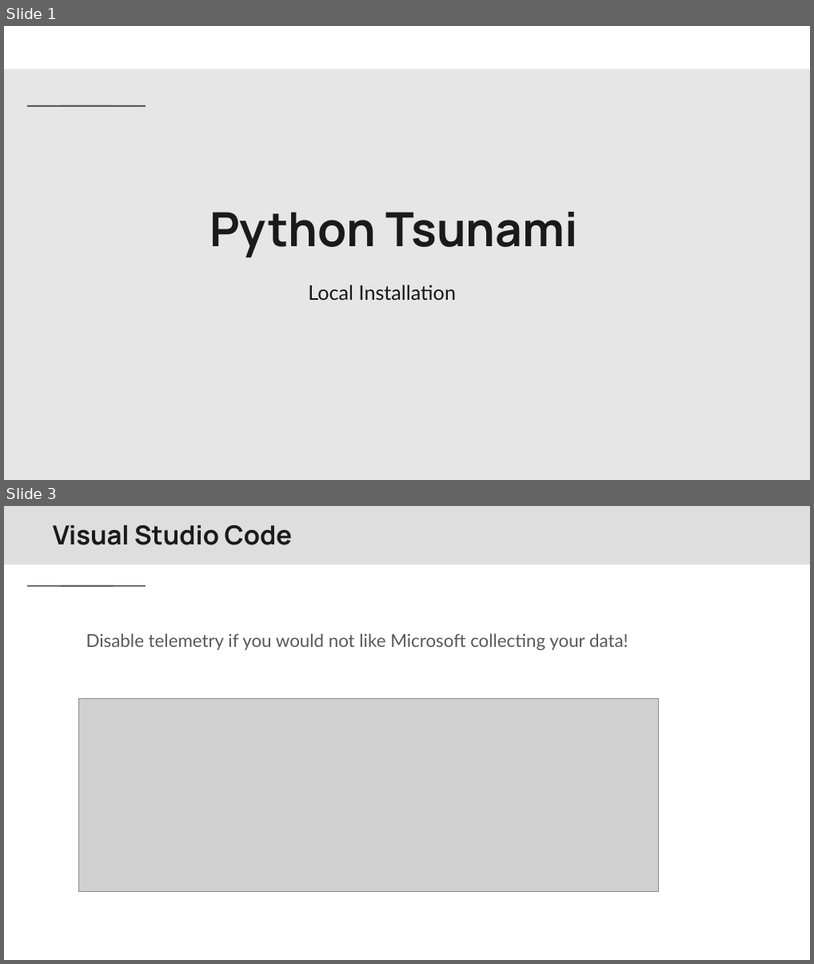
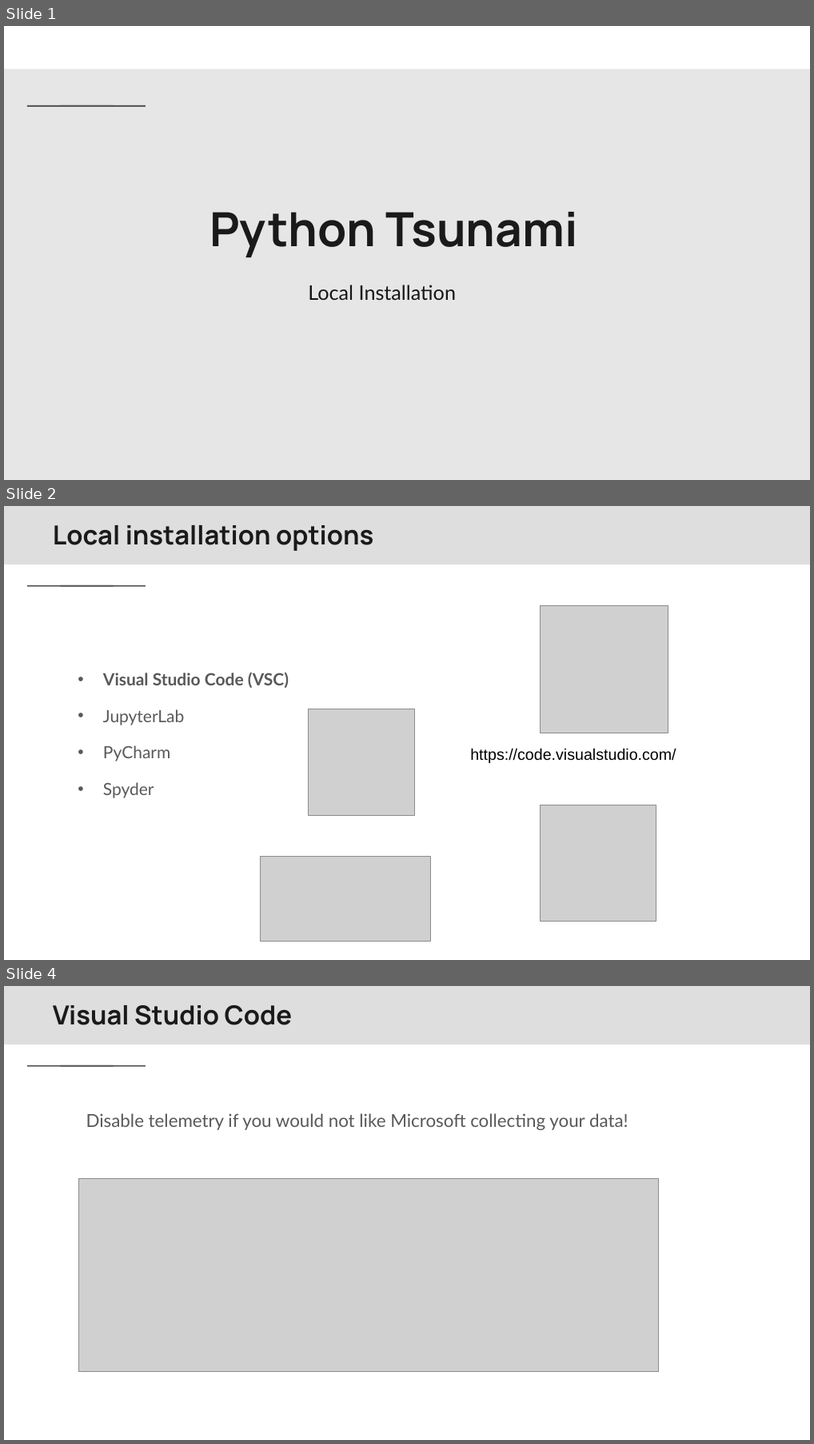
Before and after one commit to Center-for-Health-Data-Science/PythonTsunami, a slide deck: slides/Python Tsunami Local Installations vs code.pptx. Shown one above the other, each under a label of ours: slides 1 and 3 before the commit, slides 1, 2 and 4 after it; the slides between them are not shown. The pictures are 814x964 and 814x1444 pixels, drawn with LibreOffice and Linux fonts; fonts in the diff are those of the drawing; grey boxes stand for pictures; background and template pictures are left out. Boxes give left, top, right and bottom in pixels: in the first picture for what was removed or moved away, otherwise in the second. Text is boxed around its words. In the diff, an @@ line names an element or a change of style, - is before the commit and + after.

Commit message:
added other locat installation options

```diff
--- a/slides/Python Tsunami Local Installations vs code.pptx
+++ b/slides/Python Tsunami Local Installations vs code.pptx
@@ slide 2 added at (4,506,810,960), background #FFFFFF; not listed: 3 template elements that a slide beside it also shows @@
@@ title added at (53,525,374,551), 23.4 pt, text #1A1A1A, bold @@
+Local installation options
@@ picture added at (540,606,669,733) @@
@@ text added at (103,672,289,798), 15 pt, text #595959 @@
+• Visual Studio Code (VSC)
+  • JupyterLab
+  • PyCharm
+  • Spyder
@@ picture added at (308,708,414,815) @@
@@ text added at (470,748,676,763), 14 pt, text #000000 @@
+https://code.visualstudio.com/
@@ picture added at (540,805,656,921) @@
@@ picture added at (261,856,430,941) @@
@@ what was slide 3 is now slide 4 @@
```
Also in this commit, not shown: 2 slides changed, 2 other files.
